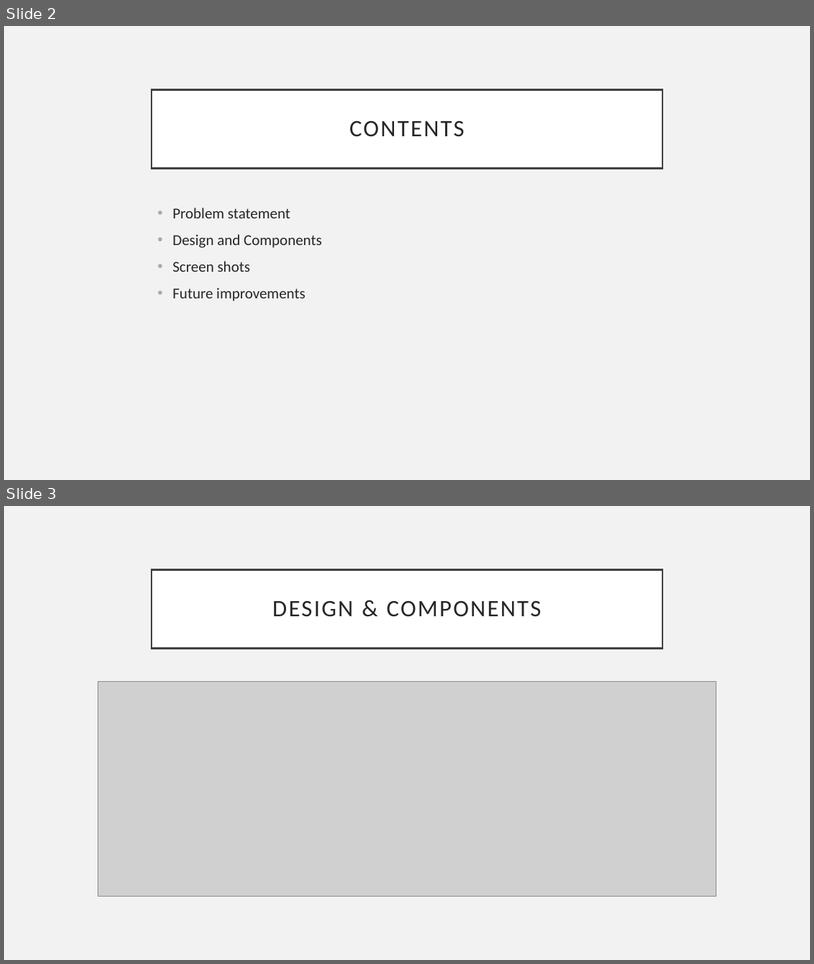
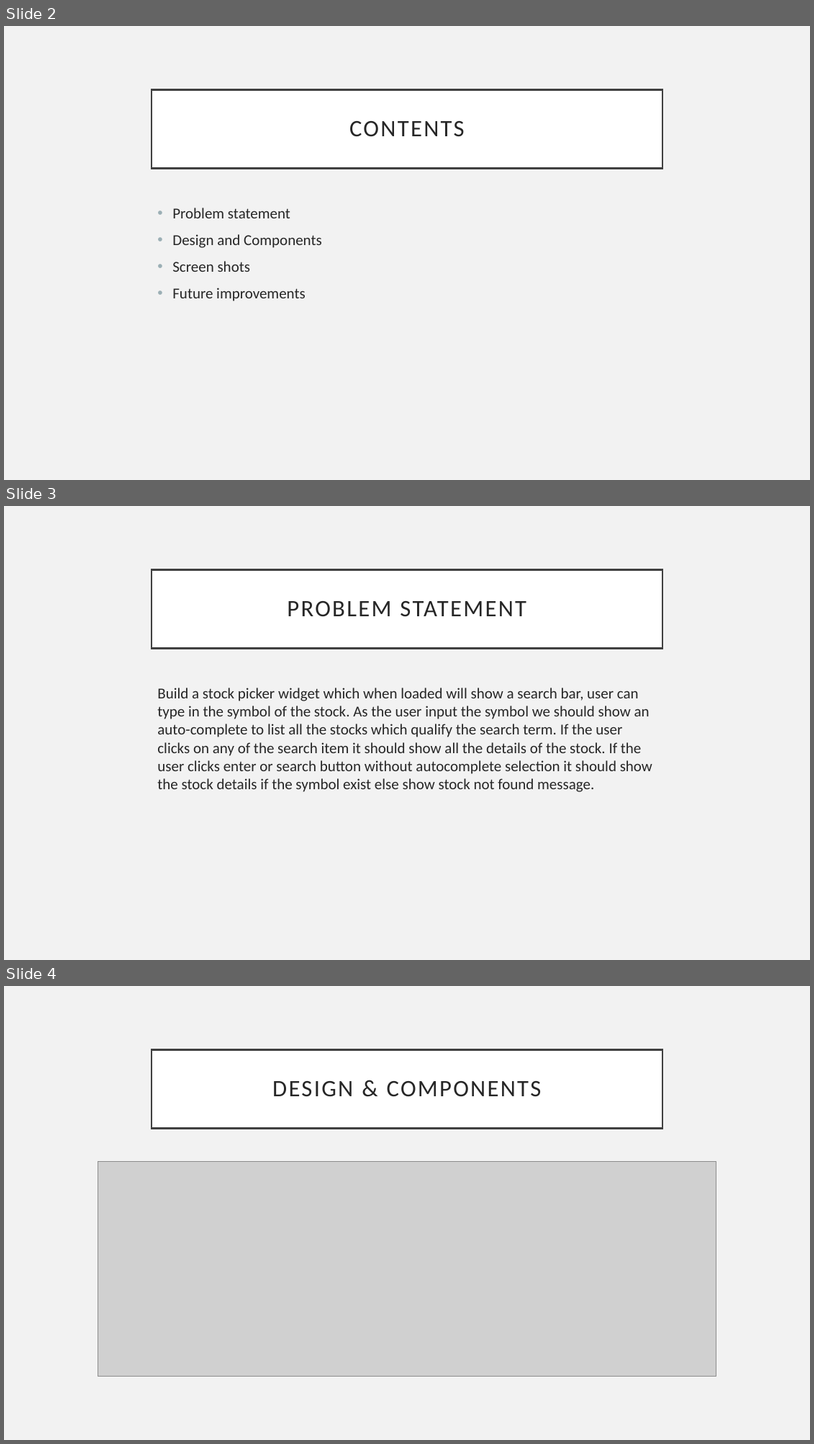
Before and after one commit to AlokGJ/stocks-widget, a slide deck: StockSearchWidget.pptx. Shown one above the other, each under a label of ours: slides 2 and 3 before the commit, slides 2, 3 and 4 after it. The pictures are 814x964 and 814x1444 pixels, drawn with LibreOffice and Linux fonts; fonts in the diff are those of the drawing; grey boxes stand for pictures. Boxes give left, top, right and bottom in pixels: in the first picture for what was removed or moved away, otherwise in the second. Text is boxed around its words. In the diff, an @@ line names an element or a change of style, - is before the commit and + after.

Commit message:
updated the PPT

```diff
--- a/StockSearchWidget.pptx
+++ b/StockSearchWidget.pptx
@@ slide 3 added at <box>4,506,810,960</box>, background #F2F2F2 @@
@@ title added at <box>152,569,663,648</box>, fill #FFFFFF, outline #404040 2.5 pt, 28 pt, text #262626 @@
+PROBLEM STATEMENT
@@ text added at <box>157,687,653,792</box>, 18 pt, text #262626 @@
+Build a stock picker widget which when loaded will show a search bar, user can type in the symbol of the stock. As the user input the symbol we should show an auto-complete to list all the stocks which qualify the search term. If the user clicks on any of the search item it should show all the details of the stock. If the user clicks enter or search button without autocomplete selection it should show the stock details if the symbol exist else show stock not found message.
@@ what was slide 3 is now slide 4 @@
```
